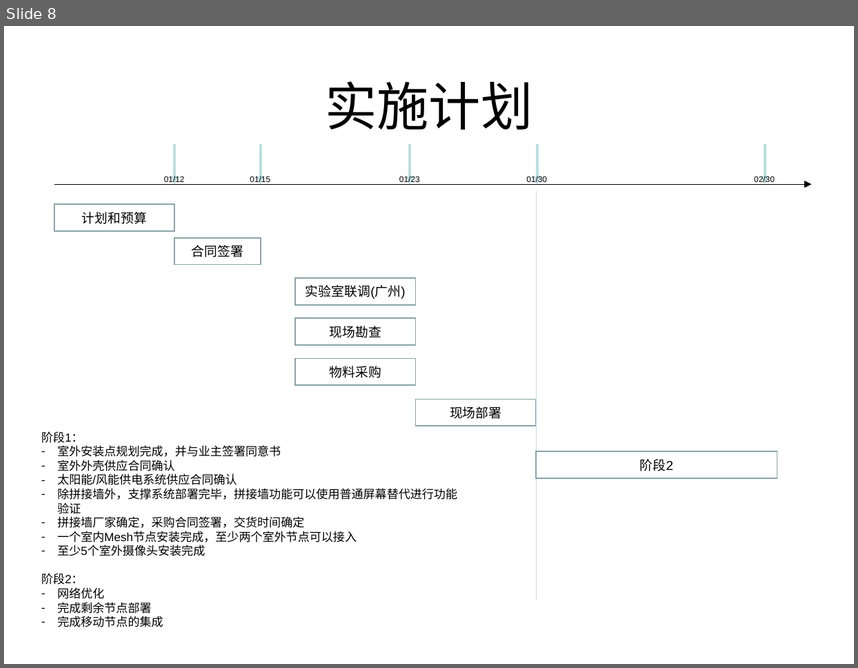
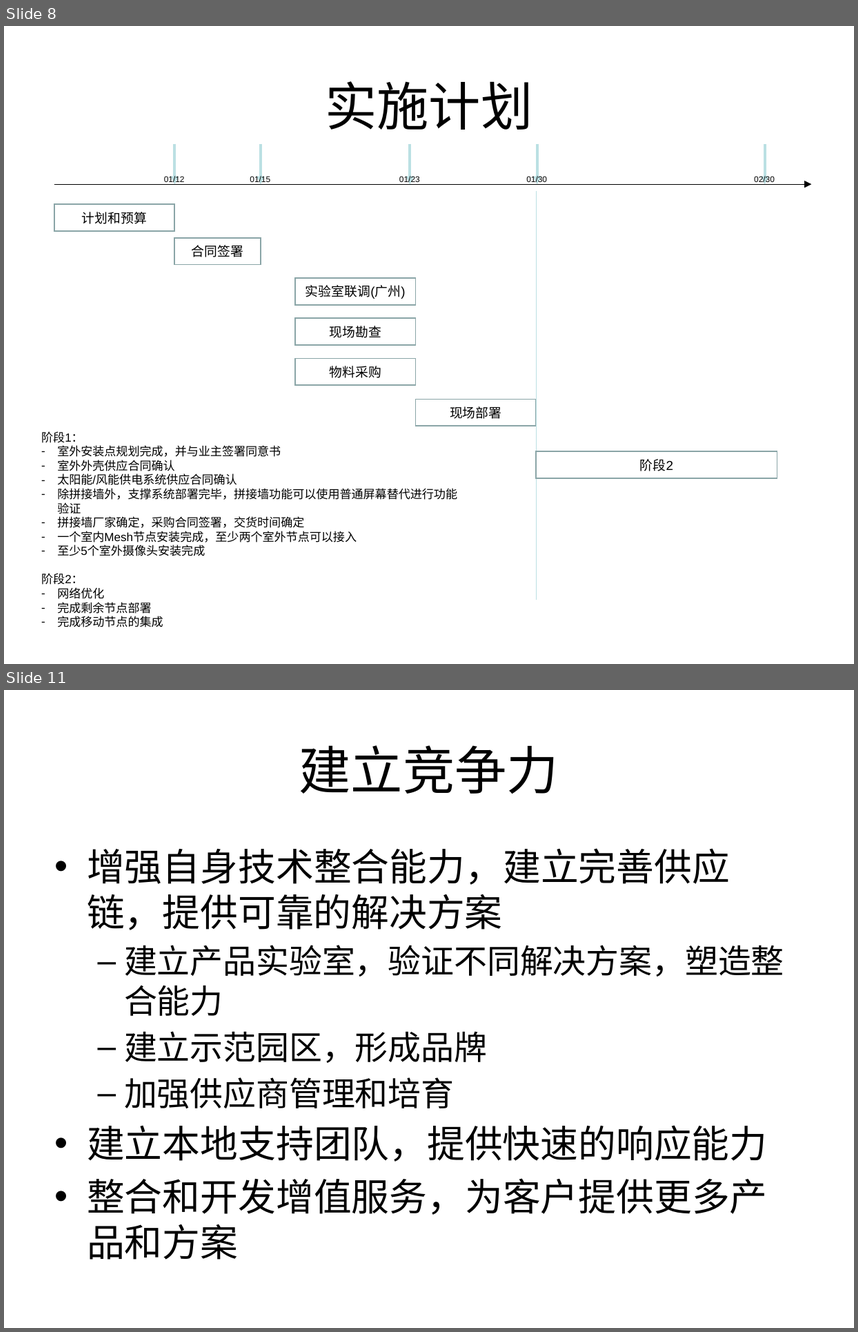
Before and after one commit to scutxieyun/Gfapiao, a slide deck: doc/基于Mesh的视频监控解决方案.pptx. Shown one above the other, each under a label of ours: slide 8 before the commit, slides 8 and 11 after it; the slides between them are not shown. The pictures are 858x668 and 858x1332 pixels, drawn with LibreOffice and Linux fonts; fonts in the diff are those of the drawing. Boxes give left, top, right and bottom in pixels: in the first picture for what was removed or moved away, otherwise in the second. Text is boxed around its words. In the diff, an @@ line names an element or a change of style, - is before the commit and + after.

```diff
--- a/doc/基于Mesh的视频监控解决方案.pptx
+++ b/doc/基于Mesh的视频监控解决方案.pptx
@@ slide 11 added at (4,690,854,1328), background #FFFFFF @@
@@ title added at (299,745,559,793), 44 pt, text #000000 @@
+建立竞争力
@@ text added at (87,848,784,1259), 32 pt, text #000000 @@
+• 增强自身技术整合能力，建立完善供应链，提供可靠的解决方案
+  – 建立产品实验室，验证不同解决方案，塑造整合能力
+  – 建立示范园区，形成品牌
+  – 加强供应商管理和培育
+• 建立本地支持团队，提供快速的响应能力
+• 整合和开发增值服务，为客户提供更多产品和方案
```
Also in this commit, not shown: 1 slide changed, 2 other slides added, 1 slide removed, 1 other file.
